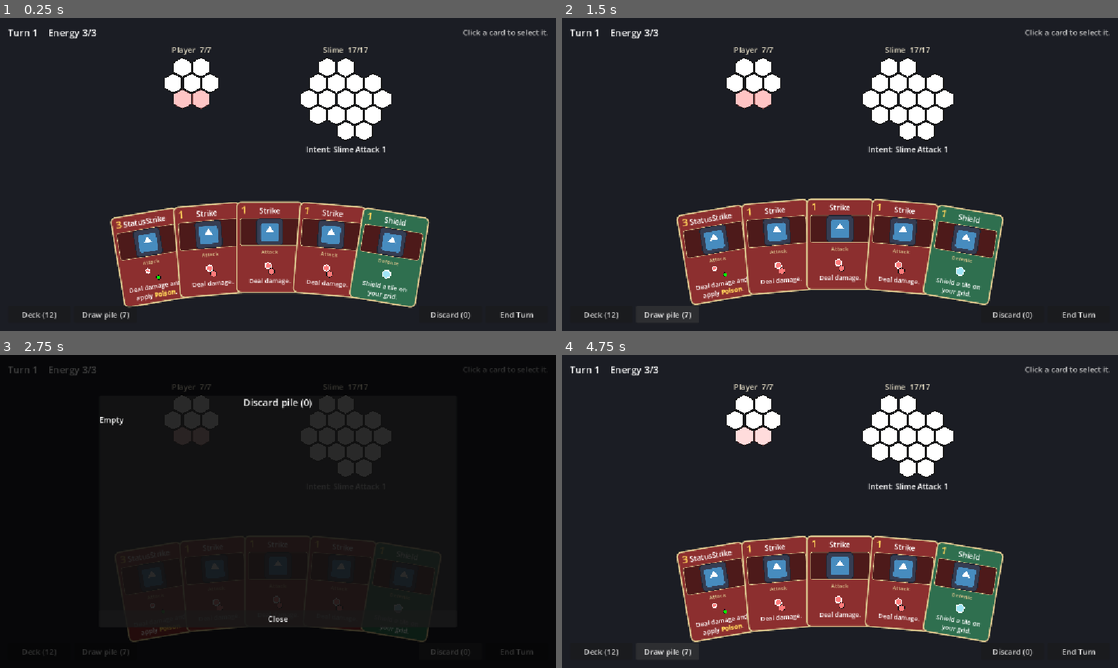
Above: before the commit, frames 1-4 (two rows, left to right).
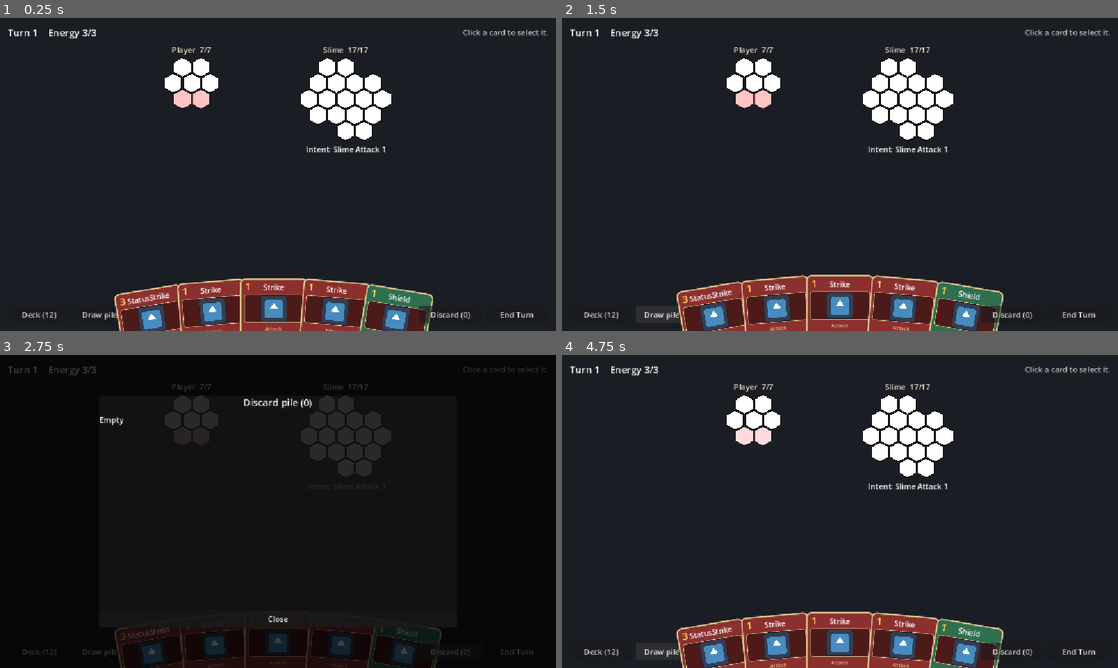
Above: after the commit, the same moments.

Repository: himaiayas/hex-sts
Game: Godot game, scene res://scenes/combat.tscn
Two runs of this game, one before a commit and one after it. Both use one fixed random seed, a clock stepped at 60 frames per second and the inputs below. This scene is started directly instead of the project's main scene. The engine's default icon, where the game draws it, is replaced by a stand-in: a white triangle on a blue panel in a dark square.
Inputs:
- Up to frame 1 (0.25 s): no input
- Up to frame 2 (1.5 s): click "Deck (12)" at 0.5 s; click "Draw pile (7)" at 1.25 s
- Up to frame 3 (2.75 s): click "Discard (0)" at 2 s
- Up to frame 4 (4.75 s): click "End Turn" at 2.75 s; click "Deck (12)" at 3.5 s; click "Draw pile (7)" at 4.25 s

The runs differ from the first frame. In frame 1, 21% of the frame differs, in the area x 19-78%, y 58-100%; in frame 2, 21%, in the area x 20-80%, y 57-100%; in frame 3, 3.1%; in frame 4, 21%.

Commit message:
fix: change position of hand to be lower

Diff:
--- a/scenes/combat.tscn
+++ b/scenes/combat.tscn
@@ -78,13 +78,6 @@
 mouse_filter = 2
 theme_override_constants/separation = 40
 
-[node name="Hand" type="Control" parent="Margin/Layout"]
-unique_name_in_owner = true
-custom_minimum_size = Vector2(0, 190)
-layout_mode = 2
-mouse_filter = 1
-script = ExtResource("3_hand")
-
 [node name="BottomBar" type="HBoxContainer" parent="Margin/Layout"]
 layout_mode = 2
 theme_override_constants/separation = 8
@@ -93,29 +86,48 @@
 unique_name_in_owner = true
 custom_minimum_size = Vector2(130, 36)
 layout_mode = 2
+size_flags_vertical = 8
 text = "Deck (0)"
 
 [node name="DrawPileButton" type="Button" parent="Margin/Layout/BottomBar"]
 unique_name_in_owner = true
 custom_minimum_size = Vector2(130, 36)
 layout_mode = 2
+size_flags_vertical = 8
 text = "Draw pile (0)"
 
-[node name="Spacer" type="Control" parent="Margin/Layout/BottomBar"]
+[node name="HandArea" type="Control" parent="Margin/Layout/BottomBar"]
+custom_minimum_size = Vector2(0, 80)
 layout_mode = 2
 size_flags_horizontal = 3
 mouse_filter = 2
+
+[node name="Hand" type="Control" parent="Margin/Layout/BottomBar/HandArea"]
+unique_name_in_owner = true
+layout_mode = 1
+anchors_preset = 12
+anchor_top = 1.0
+anchor_right = 1.0
+anchor_bottom = 1.0
+offset_top = -79.0
+offset_bottom = 111.0
+grow_horizontal = 2
+grow_vertical = 0
+mouse_filter = 1
+script = ExtResource("3_hand")
 
 [node name="DiscardButton" type="Button" parent="Margin/Layout/BottomBar"]
 unique_name_in_owner = true
 custom_minimum_size = Vector2(130, 36)
 layout_mode = 2
+size_flags_vertical = 8
 text = "Discard (0)"
 
 [node name="EndTurnButton" type="Button" parent="Margin/Layout/BottomBar"]
 unique_name_in_owner = true
 custom_minimum_size = Vector2(130, 36)
 layout_mode = 2
+size_flags_vertical = 8
 text = "End Turn"
 
 [node name="PileViewer" type="ColorRect" parent="."]
--- a/scripts/combat/ui/hand_view.gd
+++ b/scripts/combat/ui/hand_view.gd
@@ -14,9 +14,9 @@
 const MAX_HAND_WIDTH := 640.0  # big hands squeeze closer instead of getting wider
 const FAN_RADIUS := 1400.0  # radius of the arc the cards sit on
 const HOVER_SCALE := 1.4
-const HOVER_RAISE := 20.0
+const HOVER_RAISE := 100.0
 const HOVER_PUSH := 50.0
-const BOB_HEIGHT := 4.0
+const BOB_HEIGHT := 4
 const BOB_PERIOD := 1.2  # seconds per bob
 const SPEED := 14.0  # how fast cards ease toward their target
 const KEYWORD_DELAY := 0.5  # seconds before keyword panels show
